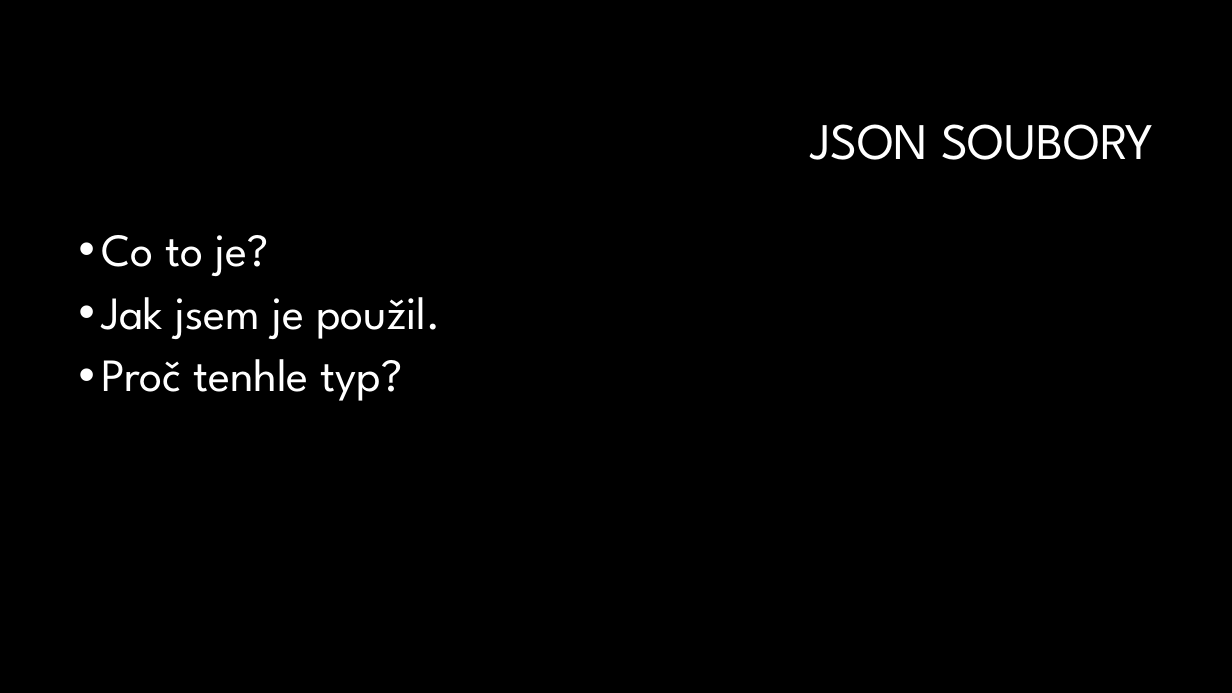
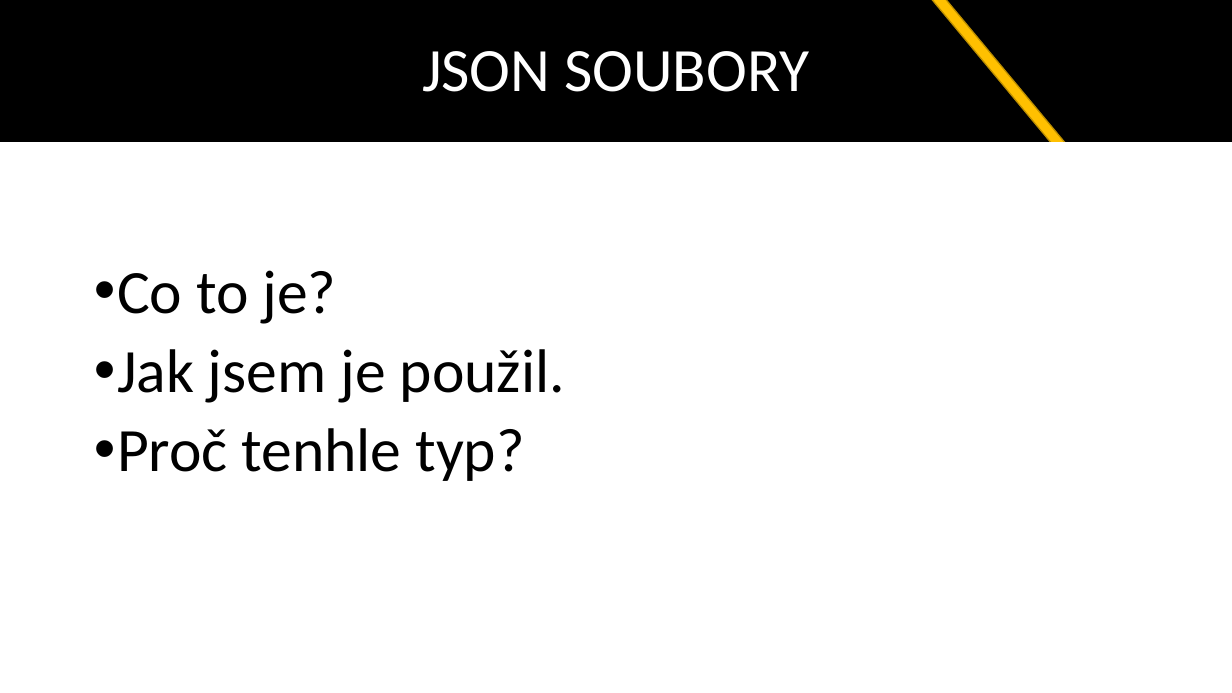
Before and after one commit to it1508/zaverecny, a slide deck: slide 3 of Warframe Codex.pptx. Drawn at 1232x693 pixels with LibreOffice and Linux fonts; fonts in the diff are those of the drawing; background and template pictures are left out. Boxes give left, top, right and bottom in pixels: in the first picture for what was removed or moved away, otherwise in the second. Text is boxed around its words. In the diff, an @@ line names an element or a change of style, - is before the commit and + after.

```diff
--- a/Warframe Codex.pptx
+++ b/Warframe Codex.pptx
@@ background #000000 to #FFFFFF @@
@@ rectangle "JSON SOUBORY": place and size @@
-rectangle "JSON SOUBORY" at <box>810,124,1153,160</box>
+rectangle "JSON SOUBORY" at <box>0,0,1232,143</box>
@@ rectangle "JSON SOUBORY" at <box>0,0,1232,143</box>: size 40 to 48 pt, font League Spartan to Calibri; alignment right to centre; fill none to #000000 @@
@@ rectangle added at <box>773,0,1071,157</box>, fill #FFC000, outline #BD8E00 1 pt @@
@@ rectangle added at <box>0,143,1232,157</box>, fill #FFFFFF, outline #FFFFFF 1 pt @@
@@ rectangle added at <box>961,143,1148,159</box>, fill #FFFFFF, outline #FFFFFF 1 pt @@
@@ text "Co to je?": place and size @@
-text "Co to je?" at <box>102,235,441,401</box>
+text "Co to je?" at <box>117,270,565,481</box>
@@ text "Co to je?" at <box>117,270,565,481</box>: size 36 to 48 pt, font League Spartan to Calibri, text colour #FFFFFF to #000000 @@
```
Also in this commit, not shown: 6 other slides changed, 1 slide removed.
